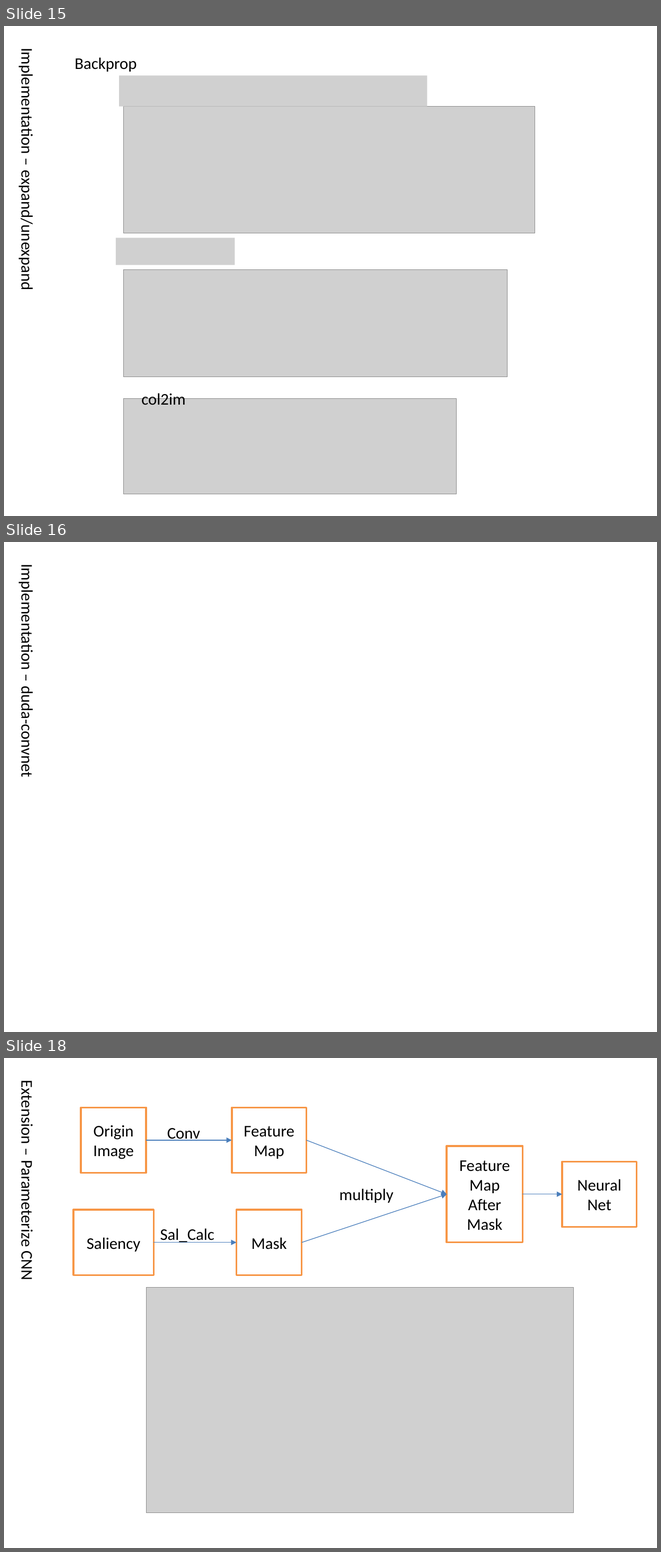
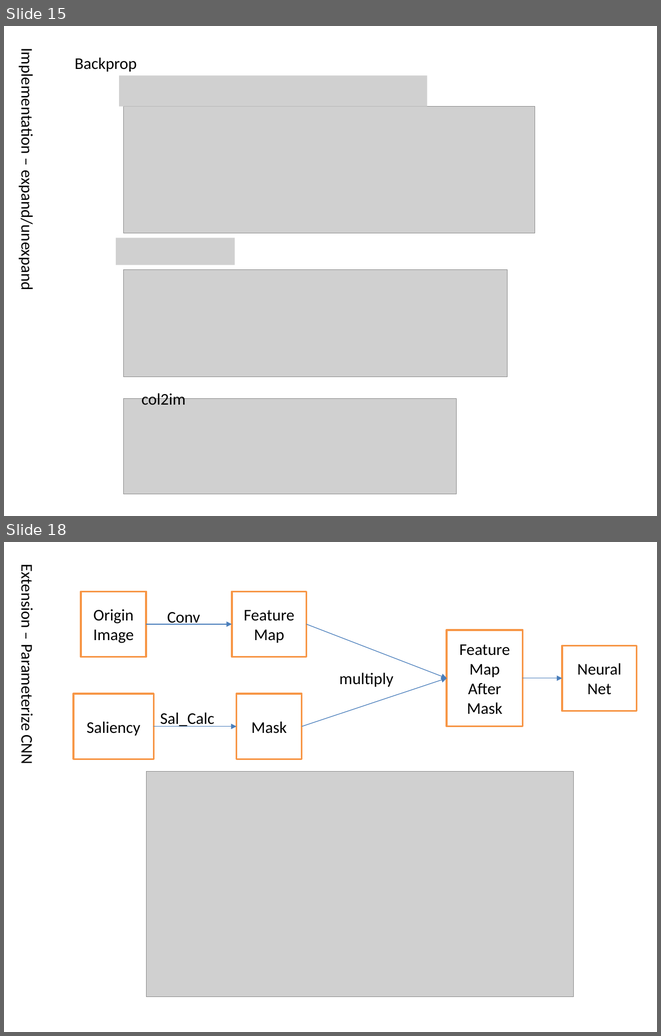
Before and after one commit to pl8787/exp_caffe, a slide deck: doc/Convolutional Neural Network.pptx. Shown one above the other, each under a label of ours: slides 15, 16 and 18 before the commit, slides 15 and 18 after it; the slides between them are not shown. The pictures are 661x1552 and 661x1036 pixels, drawn with LibreOffice and Linux fonts; fonts in the diff are those of the drawing; grey boxes stand for pictures. Boxes give left, top, right and bottom in pixels: in the first picture for what was removed or moved away, otherwise in the second. Text is boxed around its words. In the diff, an @@ line names an element or a change of style, - is before the commit and + after.

```diff
--- a/doc/Convolutional Neural Network.pptx
+++ b/doc/Convolutional Neural Network.pptx
@@ slide 16 removed at [4, 542, 657, 1032], background #FFFFFF @@
@@ text removed at [17, 574, 37, 775] @@
-Implementation – duda-convnet
```
Also in this commit, not shown: 5 slides changed, 3 slides added, 1 other slide removed.
